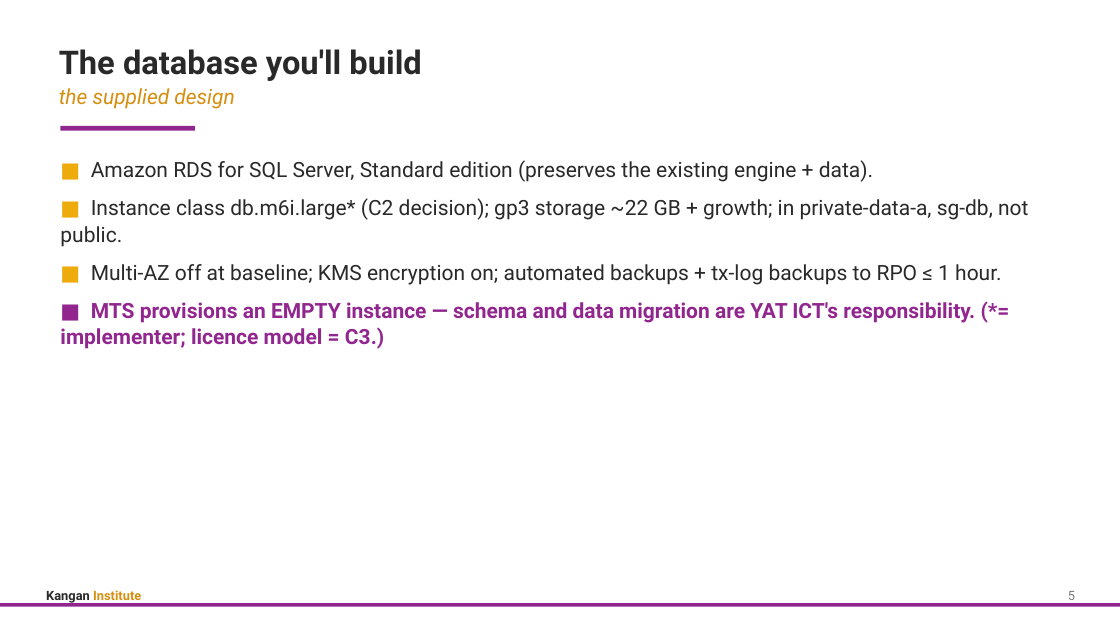
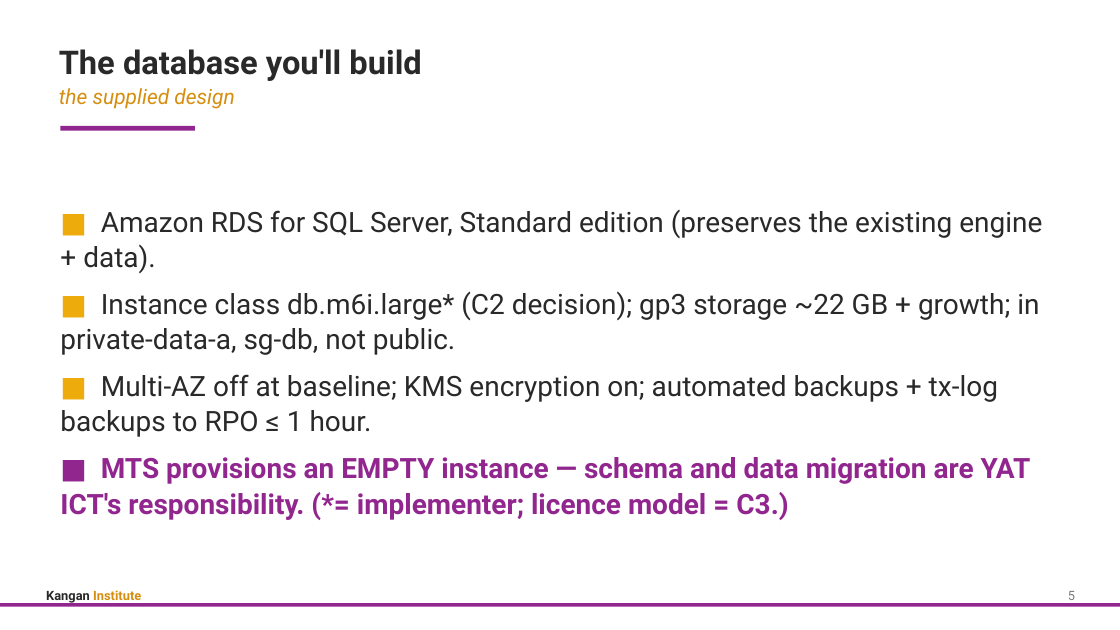
Before and after one commit to Digital-Initiatives-Kangan-Institute/diploma-cloud-cyber-content-s1, a slide deck: slide 7 of S1-CL1-Cloud-Design-Build/delivery/topic_08/Topic_08b_Slides.pptx. Drawn at 1120x630 pixels with LibreOffice and Linux fonts; fonts in the diff are those of the drawing. Boxes give left, top, right and bottom in pixels: in the first picture for what was removed or moved away, otherwise in the second. Text is boxed around its words. In the diff, an @@ line names an element or a change of style, - is before the commit and + after.

```diff
--- a/S1-CL1-Cloud-Design-Build/delivery/topic_08/Topic_08b_Slides.pptx
+++ b/S1-CL1-Cloud-Design-Build/delivery/topic_08/Topic_08b_Slides.pptx
@@ text "■ Amazon RDS for SQL ..." at [60,210,1042,520]: size 18 to 24 pt; vertical alignment top to middle @@
```
Also in this commit, not shown: 8 other slides changed, 32 other files.
